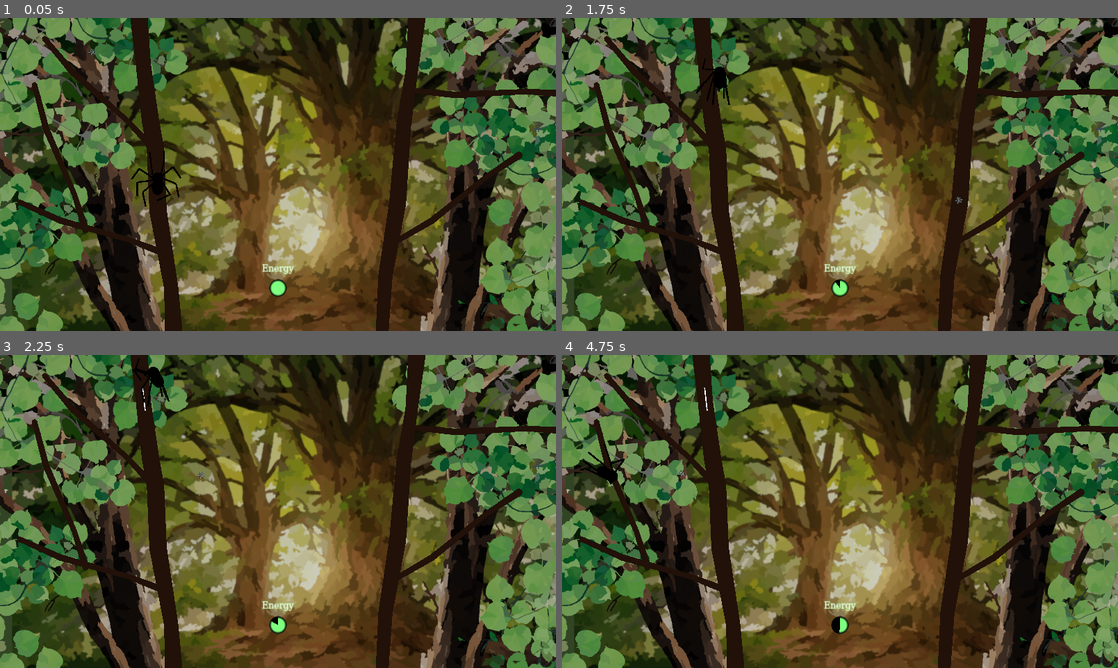
Above: before the commit, frames 1-4 (two rows, left to right).
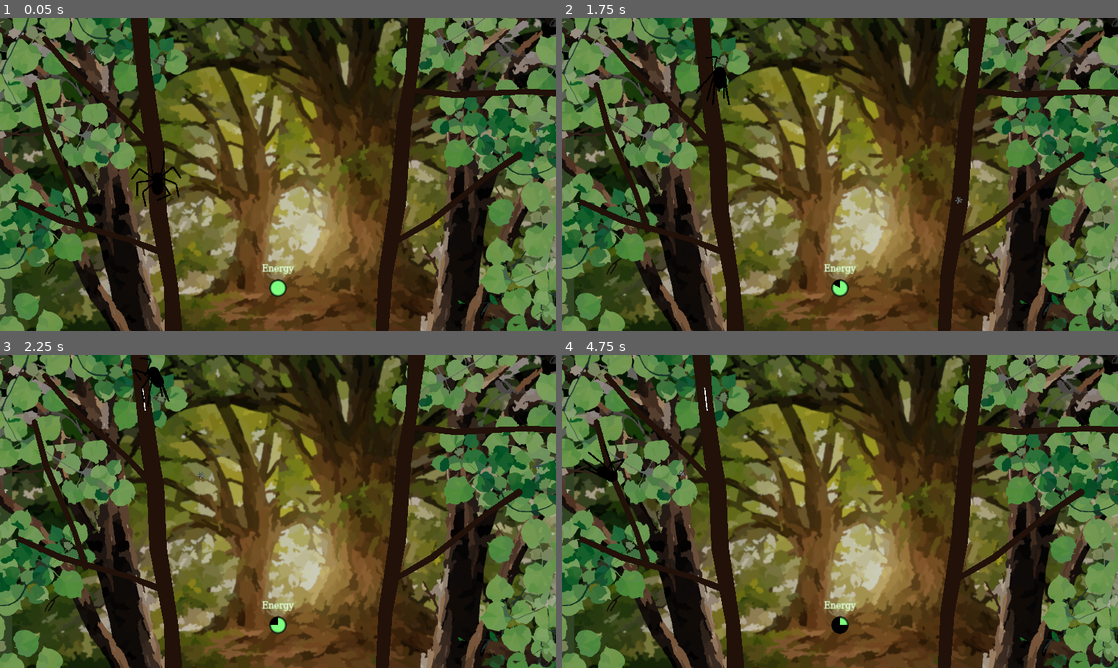
Above: after the commit, the same moments.

Repository: InRe-Dan/ld56
Game: Godot game, scene res://world/world.tscn
Same seed, same stepped clock (60 frames per second), same inputs: the game is played once before the commit and once after it. The engine's default icon, where the game draws it, is replaced by a stand-in: a white triangle on a blue panel in a dark square.
Inputs (mouse positions are in pixels of both pictures, inside the frame that each line leads up to):
- Up to frame 1 (0.05 s): no input
- Up to frame 2 (1.75 s): tap Enter at 0.5 s; move the mouse to (812, 237) at 0.52 s; hold Space (jump) 0.53-1.28 s; hold W (move_up) from 0.53 s (still down); move the mouse to (1006, 221) at 1.27 s; right-click (1006, 221) at 1.35 s; tap Space (jump) at 1.52, 1.55 s
- Up to frame 3 (2.25 s): tap Space (jump) at 1.82 s; move the mouse to (111, 464) at 2.02 s; release W (move_up) at 2.03 s; press the mouse at (111, 464) at 2.03 s; hold A (move_left) from 2.03 s (still down)
- Up to frame 4 (4.75 s): tap Space (jump) at 2.3, 2.85, 3.02, 3.32, 3.77, 3.8, 4.07, 4.52, 4.55 s; move the mouse to (867, 511) at 2.77 s; release the mouse at (867, 511) at 2.78 s; move the mouse to (756, 433) at 3.52 s; release A (move_left) at 3.53 s; hold S (move_down) 3.53-4.28 s; hold Right mouse button (destroy_web) 3.53-4.28 s; move the mouse to (962, 495) at 4.27 s; hold D (move_right) from 4.28 s (still down); click (962, 495) at 4.35 s

Frame 1 is identical in both runs. In frame 2, less than 0.1% of the frame differs, in the area x 25-50%, y 12-86%; in frame 3, less than 0.1%; in frame 4, less than 0.1%, in the area x 8-52%, y 34-90%.

Commit message:
Spider fix and adjust

Diff:
--- a/spider/spider.gd
+++ b/spider/spider.gd
@@ -5,7 +5,7 @@
 @export var energy_cap = 100
 @export var enery_drain_per_second = 0.5
 @export var web_cost = 2.5
-@export var jump_cost = 3
+@export var jump_cost = 5.0
 @onready var energy = energy_cap:
 	set(x):
 		energy = clamp(x, 0, energy_cap)
--- a/spider/spider.tscn
+++ b/spider/spider.tscn
@@ -82,6 +82,7 @@
 
 [sub_resource type="SkeletonModification2DTwoBoneIK" id="SkeletonModification2DTwoBoneIK_u1nfu"]
 target_nodepath = NodePath("../LegTargets/L1/Follow")
+flip_bend_direction = true
 joint_one_bone_idx = 8
 joint_one_bone2d_node = NodePath("L1")
 joint_two_bone_idx = 9
